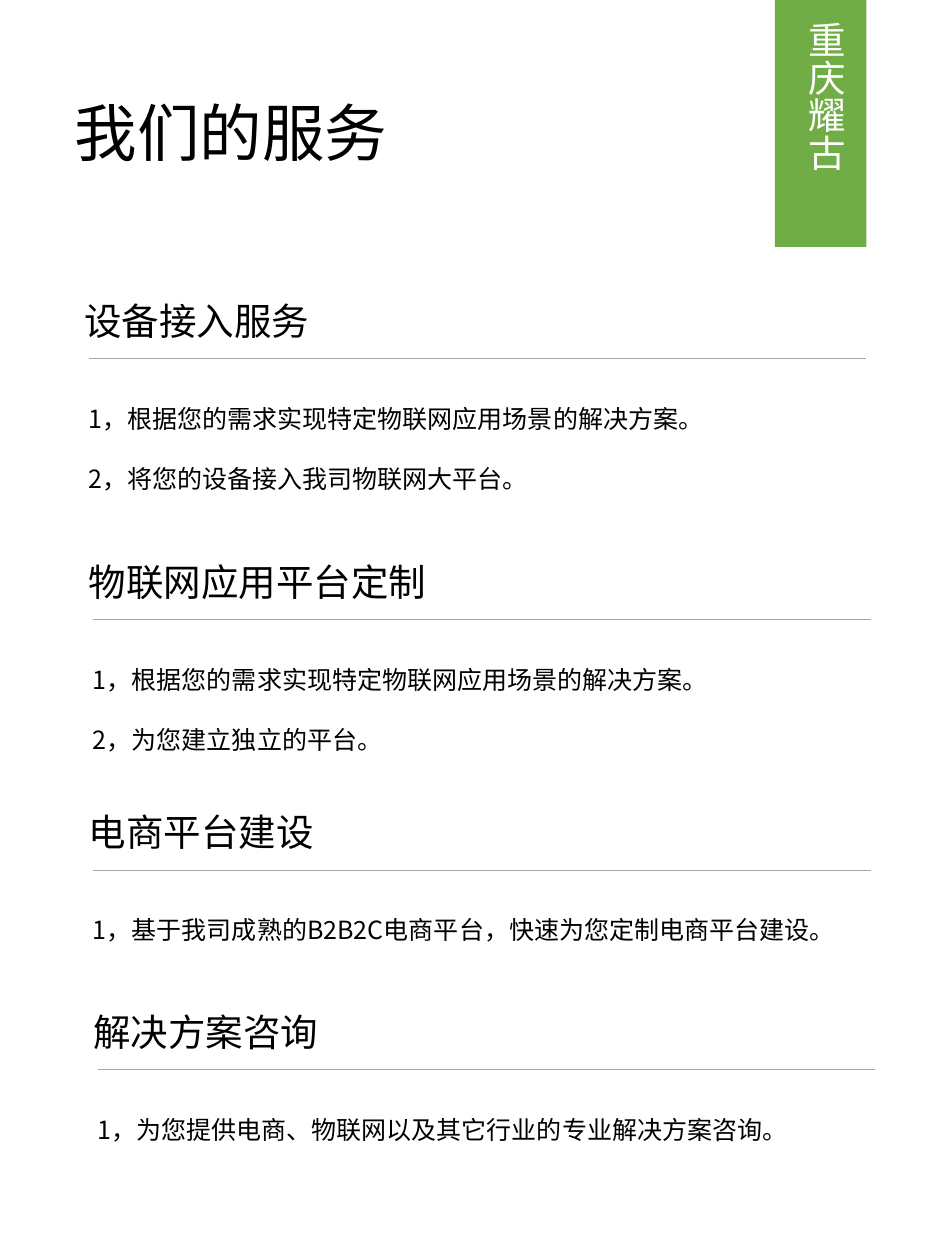
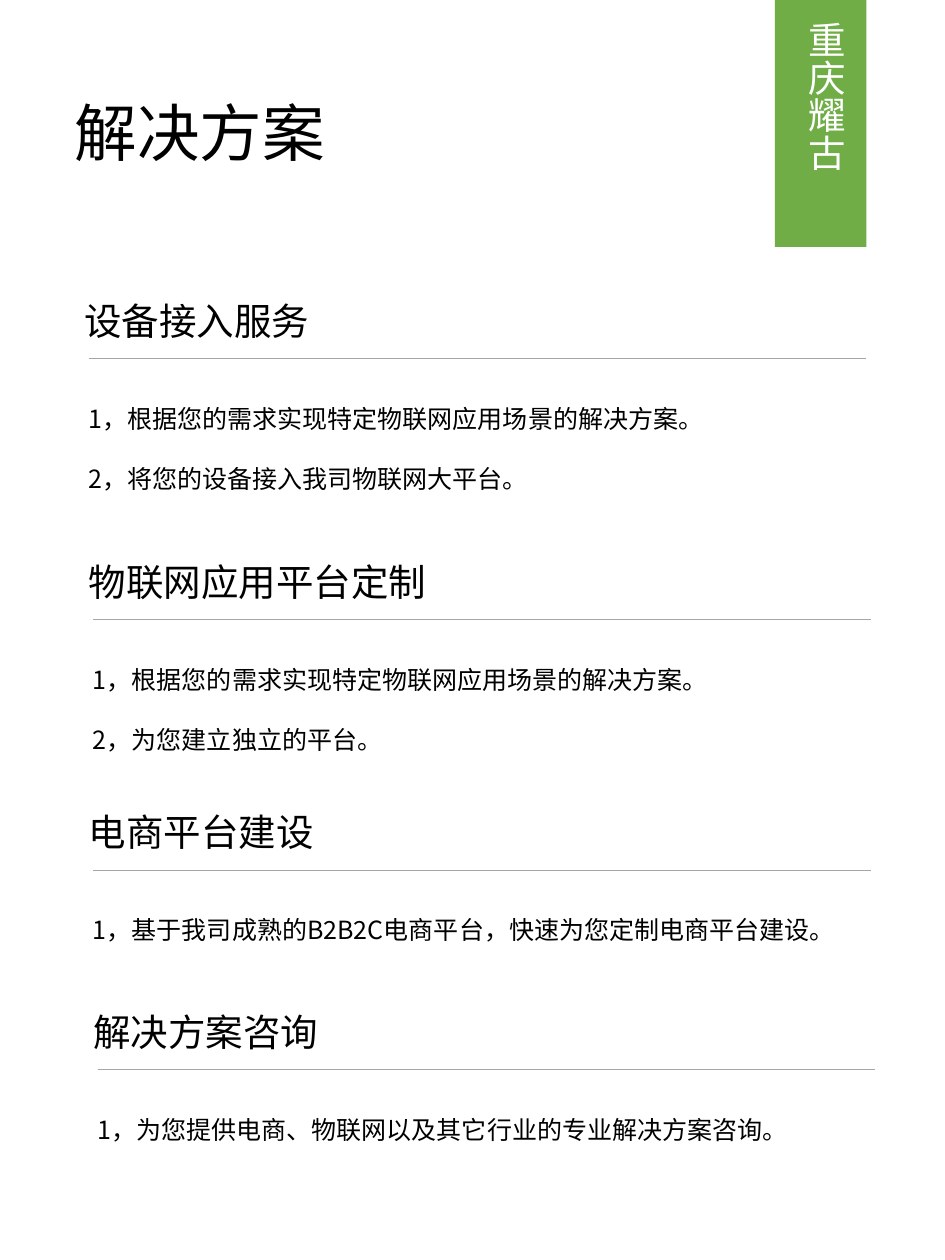
Before and after one commit to gugumall/JFramework, a slide deck: slide 13 of doc/IOT/可定制充电桩管理运营平台与通用物联网解决方案 - L.pptx (slide 5 before the commit). Drawn at 945x1260 pixels with LibreOffice and Linux fonts; fonts in the diff are those of the drawing. Boxes give left, top, right and bottom in pixels: in the first picture for what was removed or moved away, otherwise in the second. Text is boxed around its words. In the diff, an @@ line names an element or a change of style, - is before the commit and + after.

```diff
--- a/doc/IOT/可定制充电桩管理运营平台与通用物联网解决方案 - L.pptx
+++ b/doc/IOT/可定制充电桩管理运营平台与通用物联网解决方案 - L.pptx
@@ text at bbox=[75, 103, 325, 161]: text changed @@
-我们的服务
+解决方案
```
Also in this commit, not shown: 1 other slide changed, 8 slides added, 40 other files.
